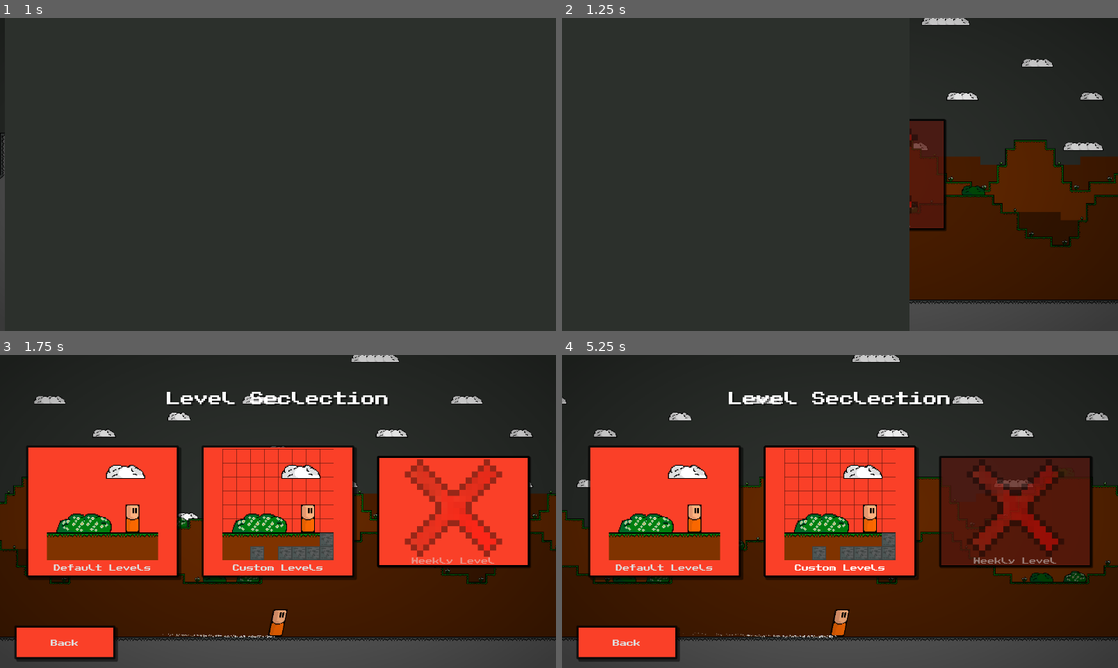
Above: before the commit, frames 1-4 (two rows, left to right).
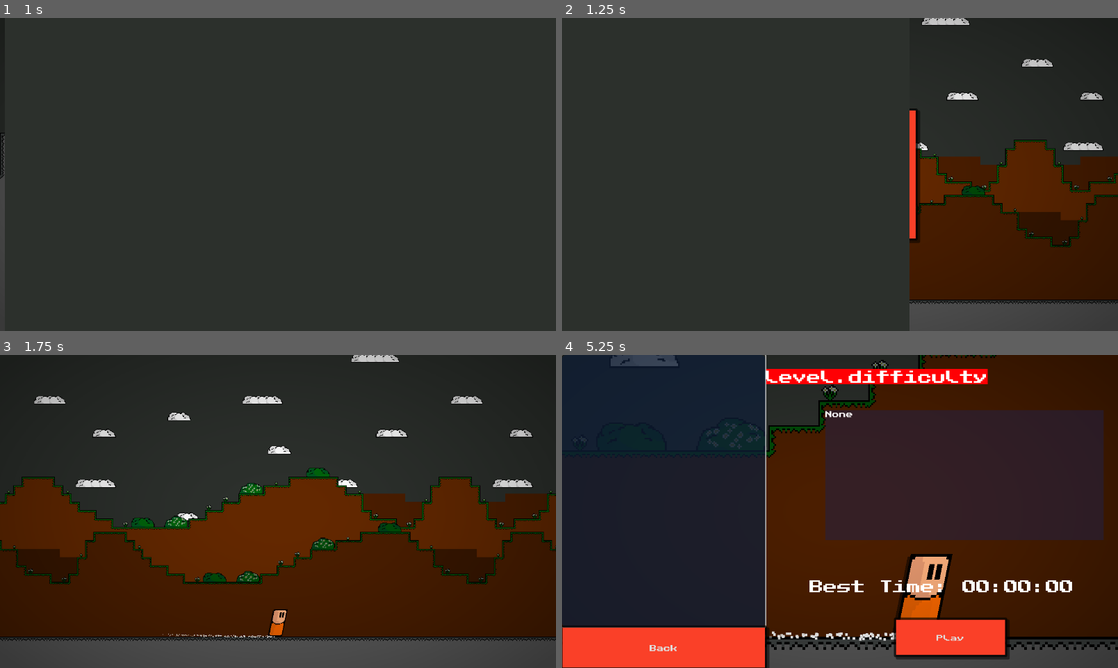
Above: after the commit, the same moments.

Repository: Killarexe/Little-Rage
Game: Godot game, scene res://scenes/uis/MainMenu.tscn
Same seed, same stepped clock (60 frames per second), same inputs: the game is played once before the commit and once after it.
Inputs (mouse positions are in pixels of both pictures, inside the frame that each line leads up to):
- Up to frame 1 (1 s): click "Singleplayer" at 0.5 s
- Up to frame 2 (1.25 s): no input
- Up to frame 3 (1.75 s): tap Enter at 1.25 s; move the mouse to (400, 495) at 1.27 s; press the mouse at (400, 495) at 1.28 s; hold Right (right) from 1.28 s (still down); tap Space (jump) at 1.52 s
- Up to frame 4 (5.25 s): release Right (right) at 2 s; release the mouse at (962, 495) at 2 s; drag from (728, 527) to (812, 574) at 2.02 s; click (945, 636) at 2.75 s, where only the run after the commit has a clickable "Play"; click (951, 636) at 3.5 s, where only the run after the commit has a clickable "Play"; move the mouse to (895, 442) at 4.27 s; hold Left (left) 4.28-5 s; hold Right mouse button (right_click) 4.28-5 s; drag from (812, 574) to (673, 464) at 5.02 s

Frame 1 is identical in both runs. In frame 2, 1.6% of the frame differs, in the area x 62-70%, y 28-72%; in frame 3, 36%; in frame 4, 62%, in the area x 0-100%, y 0-100%.
Error in both runs: Invalid access to property or key 'id' on a base object of type 'Nil'. (res://scripts/level/player/cosmetic/particle/PlayerParticleManager.gd:21)

Commit message:
Remove unused code

Diff:
--- a/scenes/uis/SoloMenu.tscn
+++ b/scenes/uis/SoloMenu.tscn
@@ -1,10 +1,9 @@
-[gd_scene load_steps=27 format=4 uid="uid://chmck8yuda2o3"]
+[gd_scene load_steps=26 format=4 uid="uid://chmck8yuda2o3"]
 
 [ext_resource type="PackedScene" uid="uid://ctda2nuhe5mvw" path="res://scenes/bundles/levels/DefaultLevel.tscn" id="1_cys63"]
 [ext_resource type="Theme" uid="uid://becgxgj56yfdh" path="res://assets/style/default_theme.tres" id="1_pxu12"]
 [ext_resource type="Script" path="res://scripts/uis/solo_menu/MainMenu.gd" id="2_dttf3"]
 [ext_resource type="Texture2D" uid="uid://bc081015vjirg" path="res://assets/textures/ui/icons/default_levels.png" id="3_pkov0"]
-[ext_resource type="Texture2D" uid="uid://ksfev1r6k01h" path="res://assets/textures/ui/icons/quit.png" id="4_8htda"]
 [ext_resource type="Texture2D" uid="uid://bjssxpgxg40v0" path="res://assets/textures/ui/icons/custom_levels.png" id="4_npu0h"]
 [ext_resource type="Script" path="res://scripts/uis/solo_menu/DefaultLevelsSelectionMenu.gd" id="5_0r2vh"]
 [ext_resource type="Script" path="res://scripts/uis/solo_menu/level_selector/LevelsList.gd" id="5_yjyec"]
@@ -277,10 +276,10 @@
 anchors_preset = 4
 anchor_top = 0.5
 anchor_bottom = 0.5
-offset_left = 64.0
-offset_top = -124.0
-offset_right = 408.0
-offset_bottom = 124.0
+offset_left = 128.0
+offset_top = -148.0
+offset_right = 554.0
+offset_bottom = 148.0
 grow_vertical = 2
 theme = ExtResource("1_pxu12")
 text = "button.default_levels"
@@ -293,37 +292,16 @@
 anchors_preset = 4
 anchor_top = 0.5
 anchor_bottom = 0.5
-offset_left = 468.0
-offset_top = -124.0
-offset_right = 812.0
-offset_bottom = 124.0
+offset_left = 726.0
+offset_top = -148.0
+offset_right = 1152.0
+offset_bottom = 148.0
 grow_vertical = 2
 theme = ExtResource("1_pxu12")
 text = "button.custom_levels"
 icon = ExtResource("4_npu0h")
 icon_alignment = 1
 vertical_icon_alignment = 0
-
-[node name="WeeklyLevelButton" type="Button" parent="CanvasLayer/SoloMainMenu/Buttons"]
-layout_mode = 1
-anchors_preset = 6
-anchor_left = 1.0
-anchor_top = 0.5
-anchor_right = 1.0
-anchor_bottom = 0.5
-offset_left = -408.0
-offset_top = -124.0
-offset_right = -64.0
-offset_bottom = 124.0
-grow_horizontal = 0
-grow_vertical = 2
-theme = ExtResource("1_pxu12")
-disabled = true
-text = "button.weekly_level"
-icon = ExtResource("4_8htda")
-icon_alignment = 1
-vertical_icon_alignment = 0
-expand_icon = true
 
 [node name="BackButton" type="Button" parent="CanvasLayer/SoloMainMenu/Buttons"]
 layout_mode = 0
@@ -491,7 +469,6 @@
 
 [connection signal="pressed" from="CanvasLayer/SoloMainMenu/Buttons/DefaultLevelsButton" to="CanvasLayer/SoloMainMenu" method="_on_default_levels_button_pressed"]
 [connection signal="pressed" from="CanvasLayer/SoloMainMenu/Buttons/CustomLevelsButton" to="CanvasLayer/SoloMainMenu" method="_on_custom_levels_button_pressed"]
-[connection signal="pressed" from="CanvasLayer/SoloMainMenu/Buttons/WeeklyLevelButton" to="CanvasLayer/SoloMainMenu" method="_on_weekly_level_button_pressed"]
 [connection signal="pressed" from="CanvasLayer/SoloMainMenu/Buttons/BackButton" to="CanvasLayer/SoloMainMenu" method="_on_back_button_pressed"]
 [connection signal="item_selected" from="CanvasLayer/DefaultLevelsSelectionMenu/LevelList" to="CanvasLayer/DefaultLevelsSelectionMenu/LevelList" method="_on_item_selected"]
 [connection signal="on_level_selected" from="CanvasLayer/DefaultLevelsSelectionMenu/LevelList" to="CanvasLayer/DefaultLevelsSelectionMenu/LevelDescription" method="_on_level_list_on_level_selected"]
--- a/scripts/music/Music.gd
+++ /dev/null
@@ -1,18 +0,0 @@
-extends ResourceElement
-class_name Music
-
-enum Type{
-	LEVEL,
-	MENU
-}
-
-@export var streams: Array[AudioStream] = []
-@export var type: Type = Type.MENU
-
-func get_stream_from_index(index: int) -> AudioStream:
-	if index < streams.size():
-		return streams[index]
-	return streams[0]
-
-func get_stream() -> AudioStream:
-	return get_stream_from_index(randi_range(0, streams.size() - 1))
Not shown: 18 places in assets/style/default_theme.tres that only renumber resources
